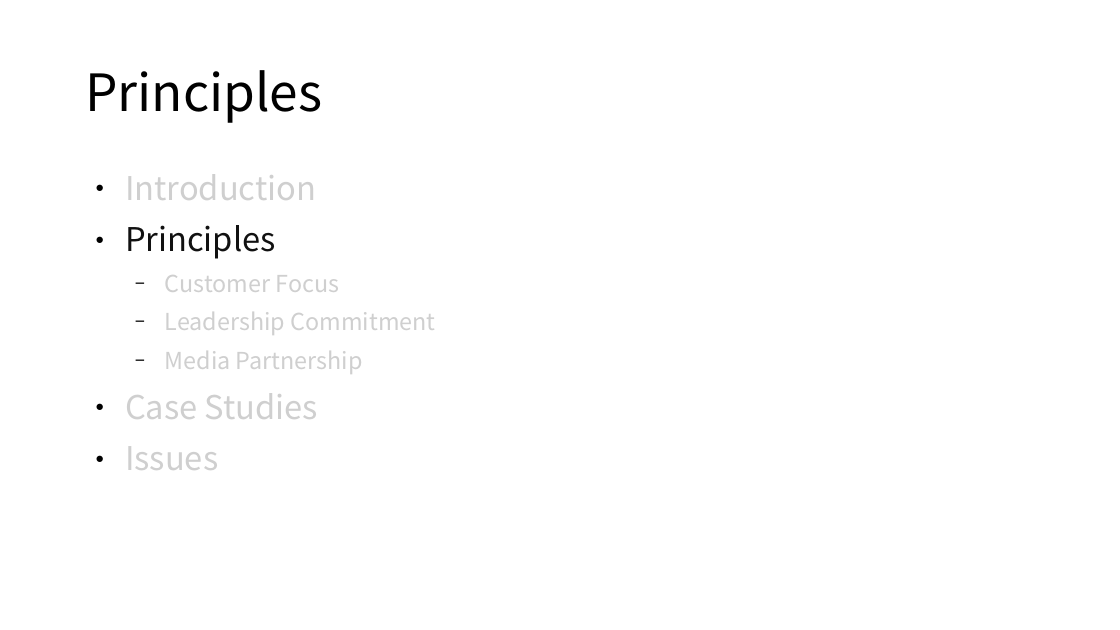
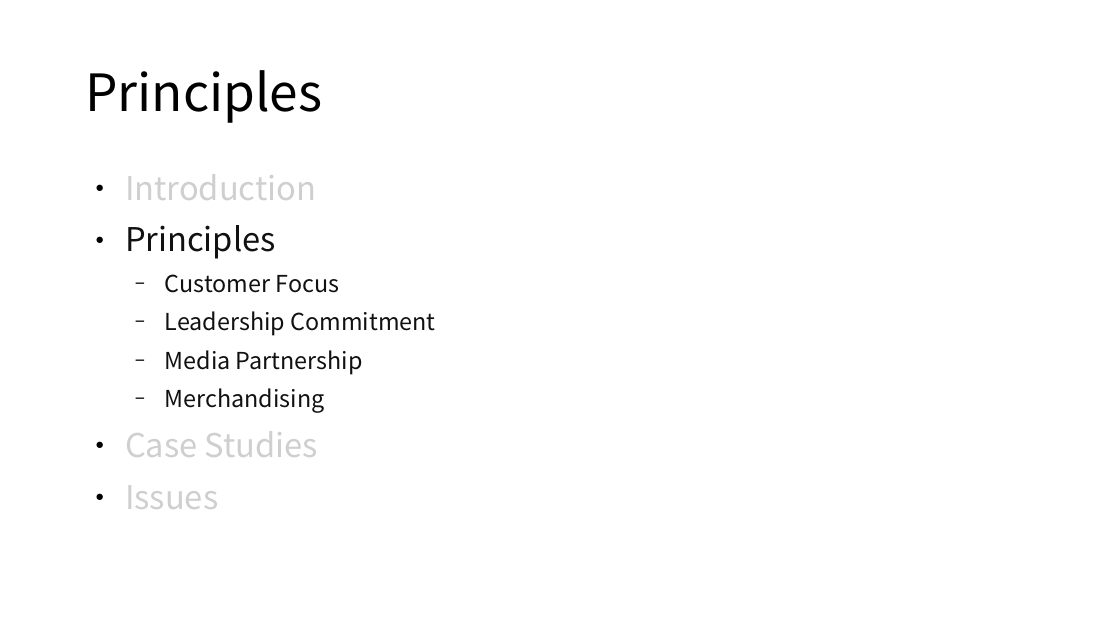
Before and after one commit to shunf4/presentation-auto-breadcrumbs, a slide deck: slide 8 of breadcrumbs_demo.odp. Drawn at 1120x630 pixels with LibreOffice and Linux fonts; fonts in the diff are those of the drawing. Boxes give left, top, right and bottom in pixels: in the first picture for what was removed or moved away, otherwise in the second. Text is boxed around its words. In the diff, an @@ line names an element or a change of style, - is before the commit and + after.

```diff
--- a/breadcrumbs_demo.odp
+++ b/breadcrumbs_demo.odp
@@ text at (165, 274, 436, 375): text colour #CFCFCF to #111111 in "Customer Focus", "Leadership Commitment", "Media Partnership" @@
@@ text at (165, 388, 325, 413): paragraph added @@
+  − Merchandising
```
Also in this commit, not shown: 3 other slides changed, 4 slides added, 1 other file.
